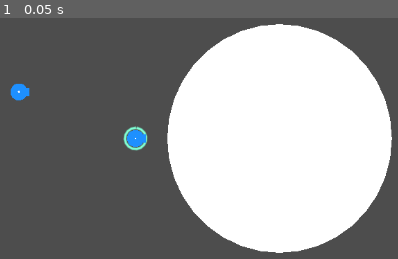
Above: before the commit, frame 1.
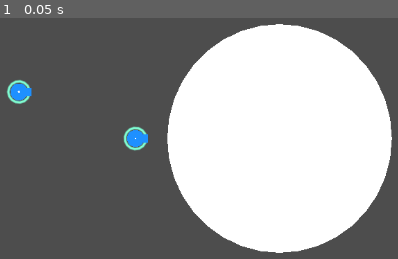
Above: after the commit, the same moment.

Repository: UnstoppableBlob/ballistic-campfire
Game: Godot game, scene res://scenes/world.tscn
Same seed, same stepped clock (60 frames per second), same inputs: the game is played once before the commit and once after it.
Inputs:
- Up to frame 1 (0.05 s): no input

The runs differ from the first frame. In frame 1, 0.3% of the frame differs, in the area x 1-38%, y 25-56%.

Commit message:
Made health, but damage doesn't work

Diff:
--- a/ballistic-main/project.godot
+++ b/ballistic-main/project.godot
@@ -22,6 +22,10 @@
 [editor_plugins]
 
 enabled=PackedStringArray("res://addons/godot_super-wakatime/plugin.cfg")
+
+[global_group]
+
+paintball=""
 
 [input]
 
--- a/ballistic-main/scenes/paintball.tscn
+++ b/ballistic-main/scenes/paintball.tscn
@@ -9,15 +9,15 @@
 radius = 1.0
 height = 2.0
 
-[node name="paintball" type="CharacterBody2D"]
+[node name="paintball" type="CharacterBody2D" unique_id=518791486 groups=["paintball"]]
 z_index = -6
-collision_layer = 0
+collision_layer = 8
 collision_mask = 4
 script = ExtResource("1_0omaa")
 
-[node name="CollisionShape2D" type="CollisionShape2D" parent="."]
+[node name="CollisionShape2D" type="CollisionShape2D" parent="." unique_id=1770965306]
 shape = SubResource("CircleShape2D_2wssr")
 
-[node name="MeshInstance2D" type="MeshInstance2D" parent="."]
+[node name="MeshInstance2D" type="MeshInstance2D" parent="." unique_id=1725000672]
 visible = false
 mesh = SubResource("SphereMesh_0omaa")
--- a/ballistic-main/scenes/player2.tscn
+++ b/ballistic-main/scenes/player2.tscn
@@ -19,6 +19,7 @@
 collision_layer = 2
 script = ExtResource("1_agjl5")
 player_id = 1
+health = -90
 paintball_scene = ExtResource("2_dj65e")
 
 [node name="MeshInstance2D" type="MeshInstance2D" parent="." unique_id=477978583]
@@ -31,6 +32,7 @@
 script = ExtResource("3_hb4is")
 
 [node name="spawner" type="Marker2D" parent="aim_container" unique_id=2065869487]
+position = Vector2(9.25, 0)
 
 [node name="Line2D" type="Line2D" parent="aim_container" unique_id=771356517]
 z_index = -2
@@ -49,3 +51,12 @@
 
 [node name="MeshInstance2D" type="MeshInstance2D" parent="Node2D" unique_id=1992274151]
 mesh = SubResource("SphereMesh_dqkch")
+
+[node name="Area2D" type="Area2D" parent="." unique_id=1426898796]
+collision_layer = 8
+collision_mask = 8
+
+[node name="CollisionShape2D2" type="CollisionShape2D" parent="Area2D" unique_id=859184270]
+shape = SubResource("CircleShape2D_qhqgy")
+
+[connection signal="body_entered" from="Area2D" to="." method="_on_area_2d_body_entered"]
--- a/ballistic-main/scripts/aim.gd
+++ b/ballistic-main/scripts/aim.gd
@@ -1,7 +1,7 @@
 extends Node2D
 
 var color = Color.DODGER_BLUE
-var size = Vector2(2, 4)
+var size = Vector2(4, 4)
 
 func _draw():
 	draw_rect(
--- a/ballistic-main/scripts/player.gd
+++ b/ballistic-main/scripts/player.gd
@@ -93,8 +93,10 @@
 	if !can_teleport && can_detect:
 		if aim != Vector2.ZERO:
 			$Node2D/MeshInstance2D.visible = true
-			$Node2D/MeshInstance2D.position = get_aim_vector().normalized() * 50
-			#var aim_vec = get_aim_vector()
+			#$Node2D/MeshInstance2D.position = get_aim_vector().normalized() * 50
+			var target_pos = get_aim_vector().normalized() * 50
+
+			$Node2D/MeshInstance2D.position = $Node2D/MeshInstance2D.position.lerp(target_pos, 0.25)
 			#if aim_vec.length() > 0:
 				#$Node2D/MeshInstance2D.position = aim_vec.normalised() * 50
 				#
@@ -167,10 +169,13 @@
 	if can_move:
 		move_and_slide()
 
+	_draw()
+
 
 func _draw():
+
 	draw_circle(Vector2.ZERO, radius, color)
-	draw_arc(Vector2.ZERO, 5, deg_to_rad(health), deg_to_rad(270), 16, Color.AQUAMARINE, 0.5, true)
+	draw_arc(Vector2.ZERO, 5, deg_to_rad(health-90), deg_to_rad(270), 16, Color.AQUAMARINE, 0.5, true)
 
 func _ready():
 	can_move = true
@@ -267,3 +272,20 @@
 		#
 #func ease_out_cubic(t):
 	#return 1 - pow(1 - t, 3)
+
+
+func _on_area_2d_body_entered(body: Node2D) -> void:
+	print(1)
+	if body.is_in_group("paintball"):
+		print(2)
+		if body.get_parent().health <= 340:
+			body.get_parent().health += 20
+			queue_redraw()
+			print(body.get_parent().health)
+			if health >= 359:
+				die()
+
+
+
+func die():
+	pass
Not shown: 1 places in ballistic-main/scenes/paintball.tscn that only renumber resources
